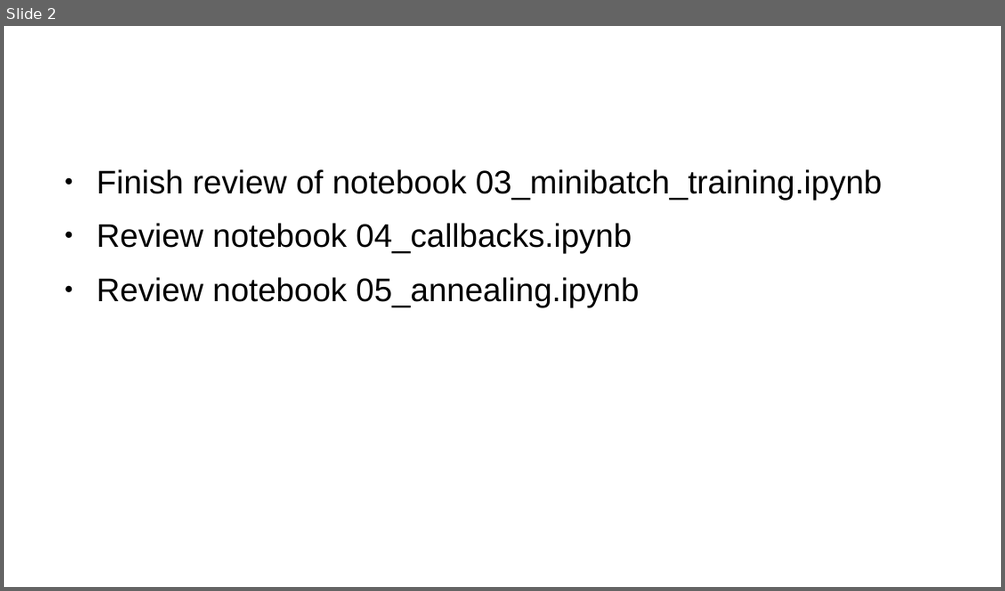
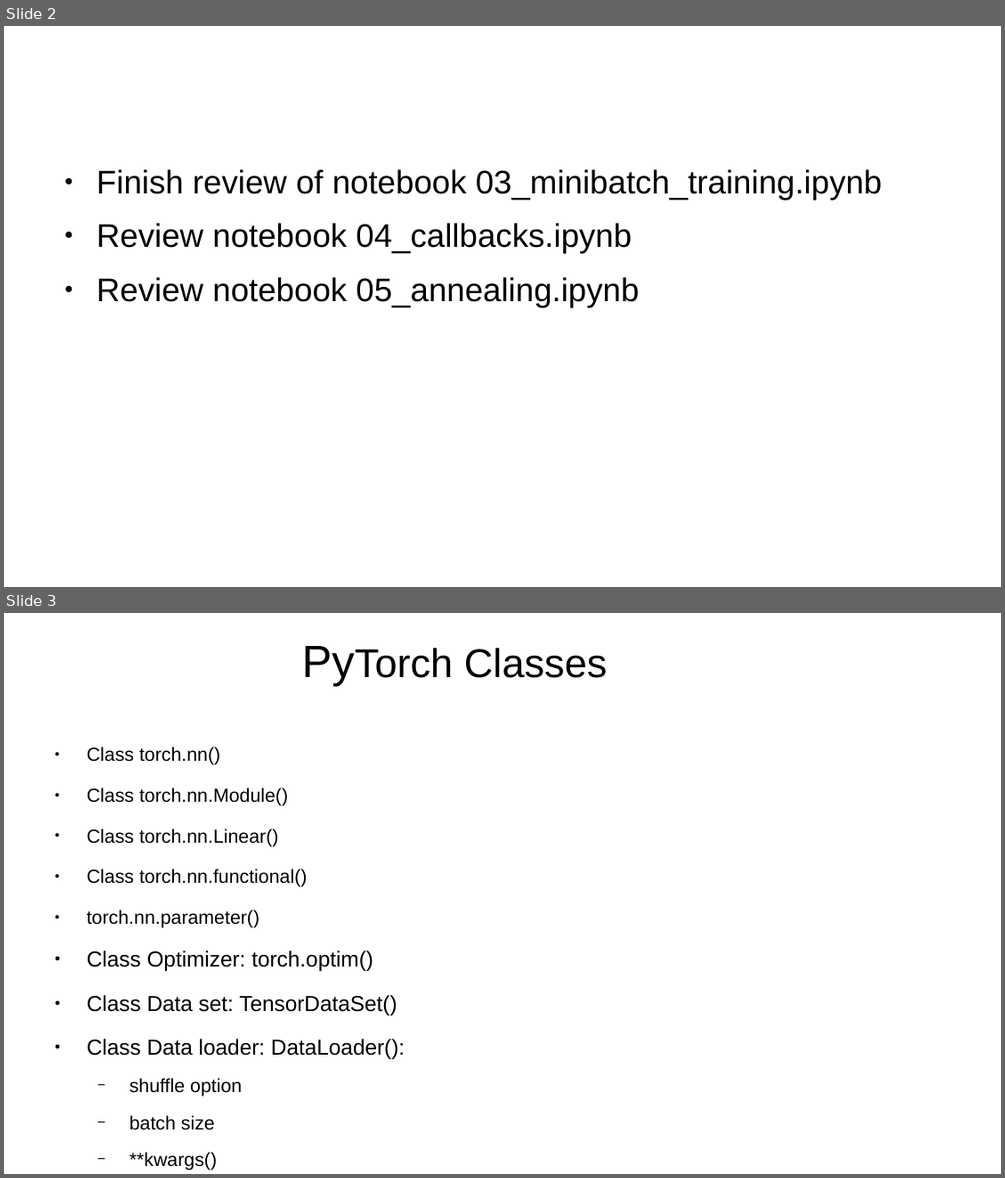
Before and after one commit to jcatanza/Fastai-Deep-Learning-From-the-Foundations-TWiML-Study-Group, a slide deck: fastai_course2_meetup/Foundations_Lesson_9c.pptx. Shown one above the other, each under a label of ours: slide 2 before the commit, slides 2 and 3 after it. The pictures are 1005x591 and 1005x1178 pixels, drawn with LibreOffice and Linux fonts; fonts in the diff are those of the drawing; background and template pictures are left out. Boxes give left, top, right and bottom in pixels: in the first picture for what was removed or moved away, otherwise in the second. Text is boxed around its words. In the diff, an @@ line names an element or a change of style, - is before the commit and + after.

```diff
--- a/fastai_course2_meetup/Foundations_Lesson_9c.pptx
+++ b/fastai_course2_meetup/Foundations_Lesson_9c.pptx
@@ slide 3 added at (4,613,1001,1174), background picture (left out) @@
@@ text added at (464,648,607,678), 32 pt, text #000000 @@
+PyTorch Classes
@@ text added at (87,747,404,1170), 15.1 pt, text #000000 @@
+● Class torch.nn()
+● Class torch.nn.Module()
+● Class torch.nn.Linear()
+● Class torch.nn.functional()
+● torch.nn.parameter()
+● Class Optimizer: torch.optim()
+● Class Data set: TensorDataSet()
+● Class Data loader: DataLoader():
+  − shuffle option
+  − batch size
+  − **kwargs()
```
Also in this commit, not shown: 1 slide changed, 4 other slides added, 1 slide removed, 9 other files.
